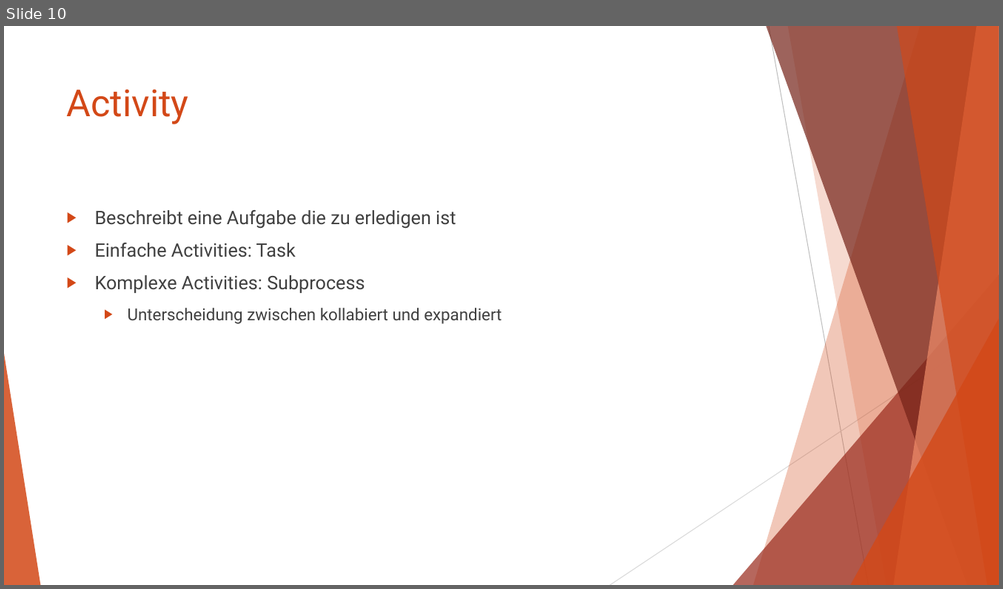
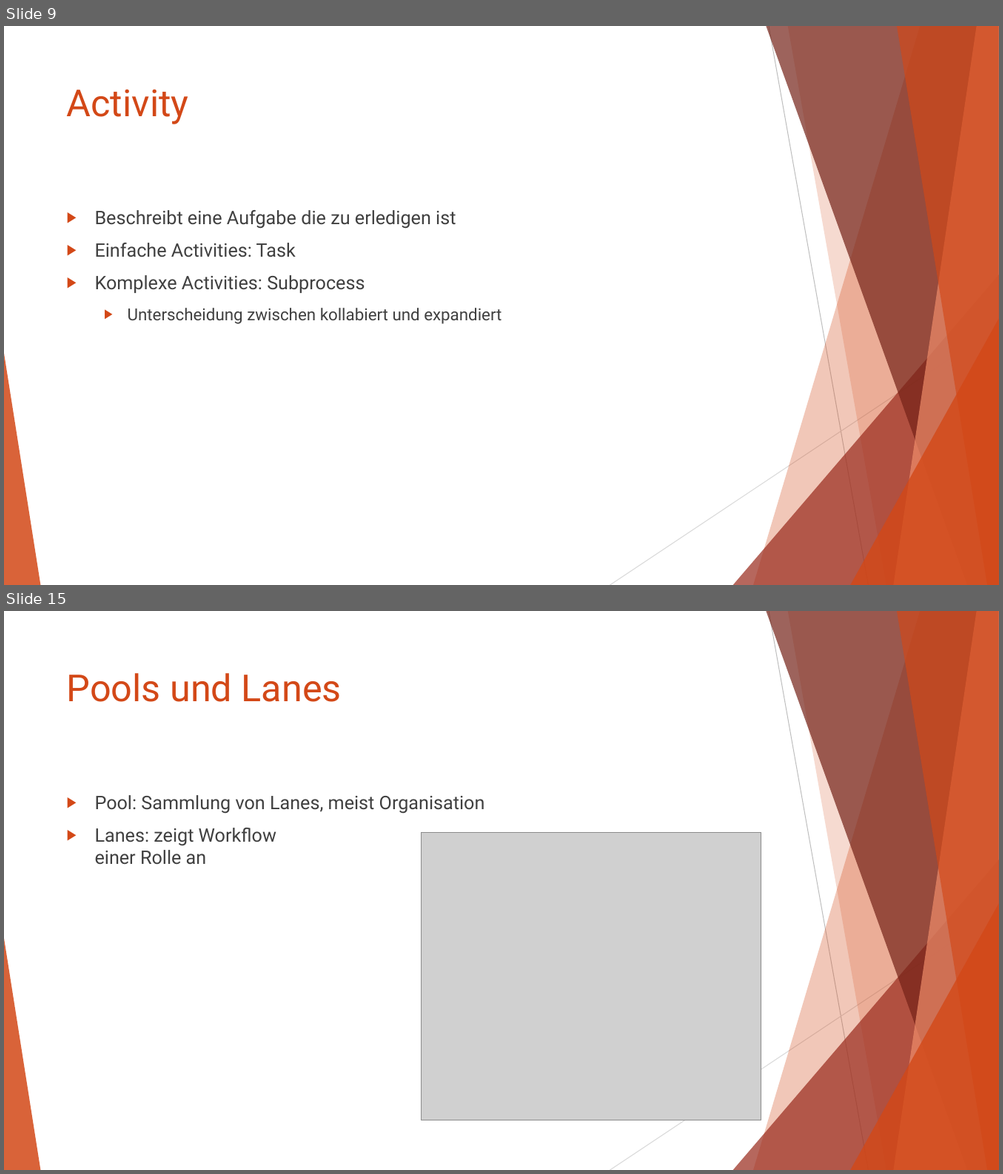
Before and after one commit to AlexanderSchallmeiner/Verhaltensdiagramme, a slide deck: BPMN.pptx. Shown one above the other, each under a label of ours: slide 10 before the commit, slides 9 and 15 after it; the slides between them are not shown. The pictures are 1003x589 and 1003x1174 pixels, drawn with LibreOffice and Linux fonts; fonts in the diff are those of the drawing; grey boxes stand for pictures. Boxes give left, top, right and bottom in pixels: in the first picture for what was removed or moved away, otherwise in the second. Text is boxed around its words. In the diff, an @@ line names an element or a change of style, - is before the commit and + after.

```diff
--- a/BPMN.pptx
+++ b/BPMN.pptx
@@ slide 15 added at (4, 611, 999, 1170), background #FFFFFF; not listed: 10 template elements that a slide beside it also shows @@
@@ title added at (67, 673, 341, 702), 36 pt, text #D34817 @@
+Pools und Lanes
@@ text added at (95, 795, 485, 865), 18 pt, text #404040 @@
+▶ Pool: Sammlung von Lanes, meist Organisation
+▶ Lanes: zeigt Workflow
+  einer Rolle an
@@ picture added at (421, 832, 760, 1122) @@
@@ what was slide 10 is now slide 9 @@
```
Also in this commit, not shown: 1 slide changed, 6 other slides added.
